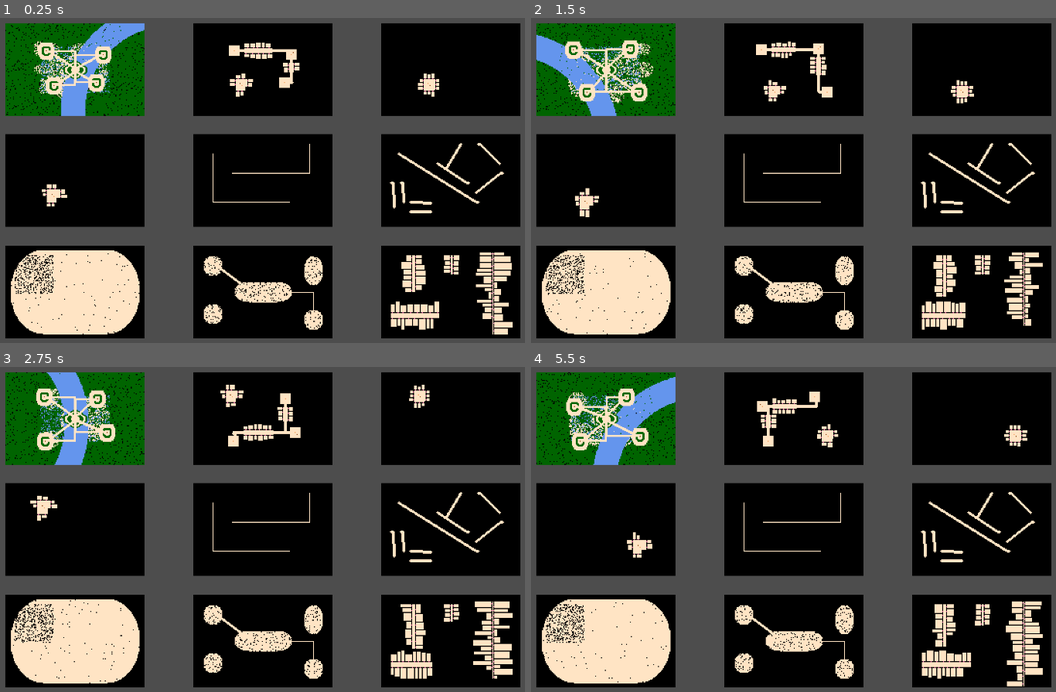
Above: before the commit, frames 1-4 (two rows, left to right).
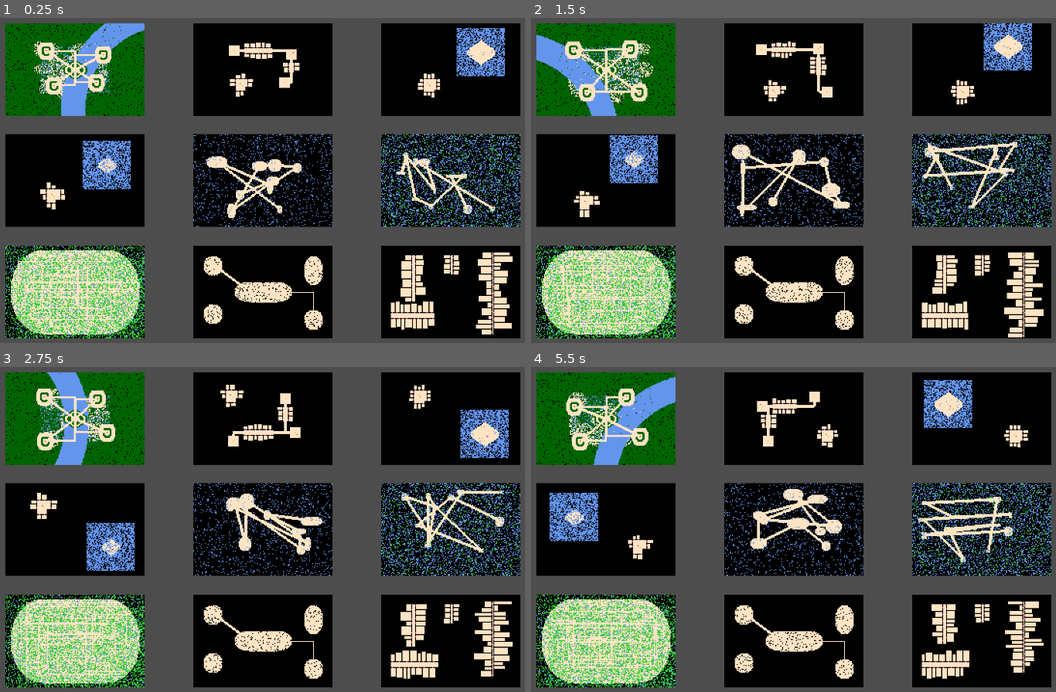
Above: after the commit, the same moments.

Repository: langel/ipsylial
Game: Godot game, scene res://scenes/9_level_dungeon_gen.tscn
The game is run twice, just before and just after one commit, with the same random seed, the same clock (stepped at 60 frames per second) and the same inputs. This scene is started directly instead of the project's main scene.
Inputs (mouse positions are in pixels of both pictures, inside the frame that each line leads up to):
- Up to frame 1 (0.25 s): no input
- Up to frame 2 (1.5 s): tap Enter at 0.5 s; move the mouse to (930, 164) at 0.52 s; hold D (move_right) 0.53-1.28 s; tap Space (space) at 0.6, 1.25, 1.35 s; move the mouse to (667, 200) at 1.27 s; hold S (move_down) from 1.28 s (still down)
- Up to frame 3 (2.75 s): tap Enter at 2 s; move the mouse to (325, 454) at 2.02 s; release S (move_down) at 2.03 s; hold D (move_right) from 2.03 s (still down); tap Mouse wheel up (zoom_in) at 2.1 s; tap Space (space) at 2.3 s
- Up to frame 4 (5.5 s): tap Space (space) at 2.75, 3.05, 3.6, 4.25, 4.35, 5.3 s; move the mouse to (762, 601) at 2.77 s; release D (move_right) at 2.78 s; hold W (move_up) 2.78-3.53 s; tap Mouse wheel down (zoom_out) at 2.85 s; tap Enter at 3.5 s; move the mouse to (977, 584) at 3.52 s; hold A (move_left) 3.53-5.03 s; move the mouse to (604, 480) at 4.27 s; move the mouse to (825, 532) at 5.02 s; hold S (move_down) from 5.03 s (still down); tap Mouse wheel up (zoom_in) at 5.1 s

The runs differ from the first frame. In frame 1, 14% of the frame differs, in the area x 1-100%, y 3-99%; in frame 2, 14%, in the area x 1-100%, y 1-99%; in frame 3, 14%; in frame 4, 14%.

Commit message:
dungeon gen through floor 7

Diff:
--- a/scripts/dungeon.gd
+++ b/scripts/dungeon.gd
@@ -34,6 +34,7 @@
 			for y in height:
 				data[z][x].append(tile.wall)
 	return data
+
 
 func gen_terrain(data: Array) -> Array:
 	pos = int(Time.get_unix_time_from_system()*1000)
@@ -204,11 +205,19 @@
 	stairs = []
 	stair = Vector2(stairs_old[0].x +2, stairs_old[0].y +2)
 	stairs.append(stair);
-	level_carve_hallway(data[2], Vector2(stair.x - 6, stair.y - 6), true, 12, 7, Vector2(3,3), Vector2(3,1))
-	level_carve_hallway(data[2], Vector2(stair.x - 6, stair.y - 6), false, 12, 7, Vector2(3,3), Vector2(1,3))
+	level_carve_hallway(data[2], Vector2(stair.x - 6, stair.y - 6), true, 13, 7, Vector2(3,3), Vector2(3,1))
+	level_carve_hallway(data[2], Vector2(stair.x - 6, stair.y - 6), false, 13, 7, Vector2(3,3), Vector2(1,3))
 	data_write(data[2], stairs_old[0].x, stairs_old[0].y, tile.stair_up)
 	data_write(data[2], stair.x, stair.y, tile.stair_down)
-
+	#2nd room
+	level_noise(data[2], tile.water, Rect2(stairs_old[1].x - 25, stairs_old[1].y - 25, 50, 50), 3000)
+	level_fill_ovoid(data[2], Rect2(stairs_old[1].x - 15, stairs_old[1].y - 15, 30, 30), tile.floor)
+	level_noise(data[2], tile.water, Rect2(stairs_old[1].x - 15, stairs_old[1].y - 15, 30, 30), 27)
+	stair = Vector2(stairs_old[1].x +2, stairs_old[1].y +2)
+	level_carve_path(data[3], stairs_old[1], stair)
+	data_write(data[2], stairs_old[1].x, stairs_old[1].y, tile.stair_up)
+	data_write(data[2], stair.x, stair.y, tile.stair_down)
+	stairs.append(stair);
 
 	# level 4
 	#level_carve_rounded(data[3], Rect2(30,20,90,50))
@@ -220,26 +229,84 @@
 	level_carve_hallway(data[3], Vector2(stair.x - 5, stair.y - 5), false, 14, 5, Vector2(3,3), Vector2(3,5))
 	data_write(data[3], stairs_old[0].x, stairs_old[0].y, tile.stair_up)
 	data_write(data[3], stair.x, stair.y, tile.stair_down)
+	#2nd room
+	level_noise(data[3], tile.water, Rect2(stairs_old[1].x - 25, stairs_old[1].y - 25, 50, 50), 3000)
+	level_fill_ovoid(data[3], Rect2(stairs_old[1].x - 10, stairs_old[1].y - 10, 20, 20), tile.floor)
+	level_noise(data[3], tile.water, Rect2(stairs_old[1].x - 10, stairs_old[1].y - 10, 20, 20), 157)
+	stair = Vector2(stairs_old[1].x +2, stairs_old[1].y +2)
+	level_carve_path(data[3], stairs_old[1], stair)
+	data_write(data[3], stairs_old[1].x, stairs_old[1].y, tile.stair_up)
+	data_write(data[3], stair.x, stair.y, tile.stair_down)
+	stairs.append(stair);
 
 
 	# level 5
-	level_carve_path(data[4], Vector2(100,70), Vector2(20,20))
-	level_carve_path(data[4], Vector2(40,40), Vector2(120,10))
+	stairs_old = stairs
+	stairs = []
+	rooms = []
+	for i in 9:
+		if i == 0:
+			rooms.append(Rect2(stairs_old[0].x - 5, stairs_old[0].y - 5, 10, 10))
+		else:
+			if i == 5:
+				rooms.append(Rect2(stairs_old[1].x - 5, stairs_old[1].y - 5, 10, 10))
+			else:
+				rooms.append(Rect2(rngmod(width-30)+5, rngmod(height-25)+5, 5+rngmod(20), 5+rngmod(15)))
+	for room in rooms:
+		level_carve_elipse(data[4], room)
+	level_noise(data[4], tile.water, Rect2(0, 0, width, height), 1111)
+	for i in 9:
+		if i != 0:
+			level_carve_corridor(data[4], rooms[i-1].get_center(), rooms[i].get_center())
+	data_write(data[4], stairs_old[0].x, stairs_old[0].y, tile.stair_up)
+	data_write(data[4], stairs_old[1].x, stairs_old[1].y, tile.stair_up)
+	stairs.append(Vector2(rooms[8].get_center().x, rooms[8].get_center().y))
+	data_write(data[4], stairs[0].x, stairs[0].y, tile.stair_down)
+
+
 	# level 6
-	level_carve_corridor(data[5], Vector2(100,70), Vector2(20,20))
-	level_carve_corridor(data[5], Vector2(100,10), Vector2(120,30))
-	level_carve_corridor(data[5], Vector2(125,40), Vector2(100,60))
-	level_carve_corridor(data[5], Vector2(90,50), Vector2(60,30))
-	level_carve_corridor(data[5], Vector2(65,35), Vector2(80,10))
-	level_carve_corridor(data[5], Vector2(10,50), Vector2(11,75))
-	level_carve_corridor(data[5], Vector2(20,50), Vector2(21,70))
-	level_carve_corridor(data[5], Vector2(30,70), Vector2(51,71))
-	level_carve_corridor(data[5], Vector2(30,80), Vector2(51,80))
+	stairs_old = stairs
+	stairs = []
+	rooms = []
+	for i in 12:
+		if i == 0:
+			rooms.append(Rect2(stairs_old[0].x - 5, stairs_old[0].y - 5, 10, 10))
+		else:
+				rooms.append(Rect2(rngmod(width-30)+5, rngmod(height-25)+5, 3+rngmod(7), 3+rngmod(5)))
+	for room in rooms:
+		level_carve_elipse(data[5], room)
+	level_noise(data[5], tile.acid, Rect2(0, 0, width, height), 1111)
+	level_noise(data[5], tile.water, Rect2(0, 0, width, height), 3111)
+	for i in 12:
+		if i != 0:
+			level_carve_corridor(data[5], rooms[i-1].get_center(), rooms[i].get_center())
+	data_write(data[5], stairs_old[0].x, stairs_old[0].y, tile.stair_up)
+	stairs.append(Vector2(rooms[11].get_center().x, rooms[11].get_center().y))
+	data_write(data[5], stairs[0].x, stairs[0].y, tile.stair_down)
+
+
 	# level 7
+	stairs_old = stairs
+	stairs = []
 	level_carve_rounded(data[6], Rect2(5,5,width-10,height-10))
-	level_noise(data[6], tile.wall, Rect2(10, 10, 40, 40), 500)
-	level_noise(data[6], tile.wall, Rect2(0,0,width,height), 100)
+	level_noise(data[6], tile.acid, Rect2(0,0,width,height), 3333)
+	level_noise(data[6], tile.acid, Rect2(12,12,width-12,height-12), 3333)
+	level_noise(data[6], tile.water, Rect2(0,0,width,height), 1111)
+	for i in 24:
+		level_carve_path(data[6], Vector2(rngmod(width-24)+12,rngmod(height-24)+12), Vector2(rngmod(width-24)+12,rngmod(height-24)+12))
+	data_write(data[6], stairs_old[0].x, stairs_old[0].y, tile.stair_up)
+	stairs.append(Vector2(width - stairs_old[0].x, height - stairs_old[0].y))
+	data_write(data[6], stairs[0].x, stairs[0].y, tile.stair_down)
+	level_carve_path(data[6], stairs_old[0], stairs[0])
+
+
 	# level 8
+	level_carve_hallway(data[8], Vector2(72, 10), true, 2, 9, Vector2(5,3), Vector2(2,3))
+	level_carve_hallway(data[8], Vector2(32, 10), true, 3, 13, Vector2(5,3), Vector2(7,7))
+	level_carve_hallway(data[8], Vector2(115, 7), true, 1, 27, Vector2(3,3), Vector2(17,5))
+	level_carve_hallway(data[8], Vector2(10, 70), false, 5, 17, Vector2(3,7), Vector2(5, 5))
+
+	# level 9
 	level_carve_rounded(data[7], Rect2(width/2-30,height/2-10,60,20))
 	level_carve_elipse(data[7], Rect2(10,10,20,20))
 	level_carve_elipse(data[7], Rect2(width-30,10,20,30))
@@ -248,11 +315,6 @@
 	level_noise(data[7], tile.wall, Rect2(10, 10, width-20, height-20), 1000)
 	level_carve_corridor(data[7], Vector2(15,15), Vector2(width/2-20,height/2-5))
 	level_carve_path(data[7], Vector2(width/2,height/2), Vector2(width-20,height-20))
-	# level 9
-	level_carve_hallway(data[8], Vector2(72, 10), true, 2, 9, Vector2(5,3), Vector2(2,3))
-	level_carve_hallway(data[8], Vector2(32, 10), true, 3, 13, Vector2(5,3), Vector2(7,7))
-	level_carve_hallway(data[8], Vector2(115, 7), true, 1, 27, Vector2(3,3), Vector2(17,5))
-	level_carve_hallway(data[8], Vector2(10, 70), false, 5, 17, Vector2(3,7), Vector2(5, 5))
 	# donezo
 	return data
 
@@ -286,7 +348,7 @@
 
 func level_noise(data: Array, type: int, rect: Rect2, amount: int):
 	for i in amount:
-		data[rect.position.x+(rng_next_int()%int(rect.size.x))][rect.position.y+(rng_next_int()%int(rect.size.y))] = type
+		data_write(data, rect.position.x+(rng_next_int()%int(rect.size.x)), rect.position.y+(rng_next_int()%int(rect.size.y)), type)
 
 func level_fill_ovoid(data: Array, rect: Rect2, tile_type: int):
 	var mid = rect.size.x / 2
@@ -352,30 +414,20 @@
 			data_write(data, end.x, y + end.y, tile.floor)
 
 func level_carve_corridor(data: Array, start: Vector2, end: Vector2):
-	var dx = abs(end.x - start.x)
-	var dy = -abs(end.y - start.y)
-	var sx = 1 if start.x < end.x else -1
-	var sy = 1 if start.y < end.y else -1
-	var x = start.x
-	var y = start.y
-	var err = dx - dy
-	while true:
+	var diff = end - start
+	var steps = max(abs(diff.x), abs(diff.y))
+	var step_x = diff.x / steps
+	var step_y = diff.y / steps
+	var current_pos = start
+	for i in range(1,steps):
+		current_pos += Vector2(step_x, step_y)
+		var x = round(current_pos.x)
+		var y = round(current_pos.y)
 		data_write(data, x, y, tile.floor)
 		data_write(data, x+1, y, tile.floor)
 		data_write(data, x-1, y, tile.floor)
 		data_write(data, x, y+1, tile.floor)
 		data_write(data, x, y-1, tile.floor)
-		var e2 = err * 2
-		if e2 > dy:
-			if x == end.x and y == end.y:
-				break
-			err += dy
-			x += sx
-		if e2 < dx:
-			if y == end.y:
-				break
-			err += dx
-			y += sy
 	return
 
 func level_carve_hallway(data: Array, start: Vector2, vertical: bool, hall_width: int, room_count: int, room_min: Vector2, room_rng: Vector2):
